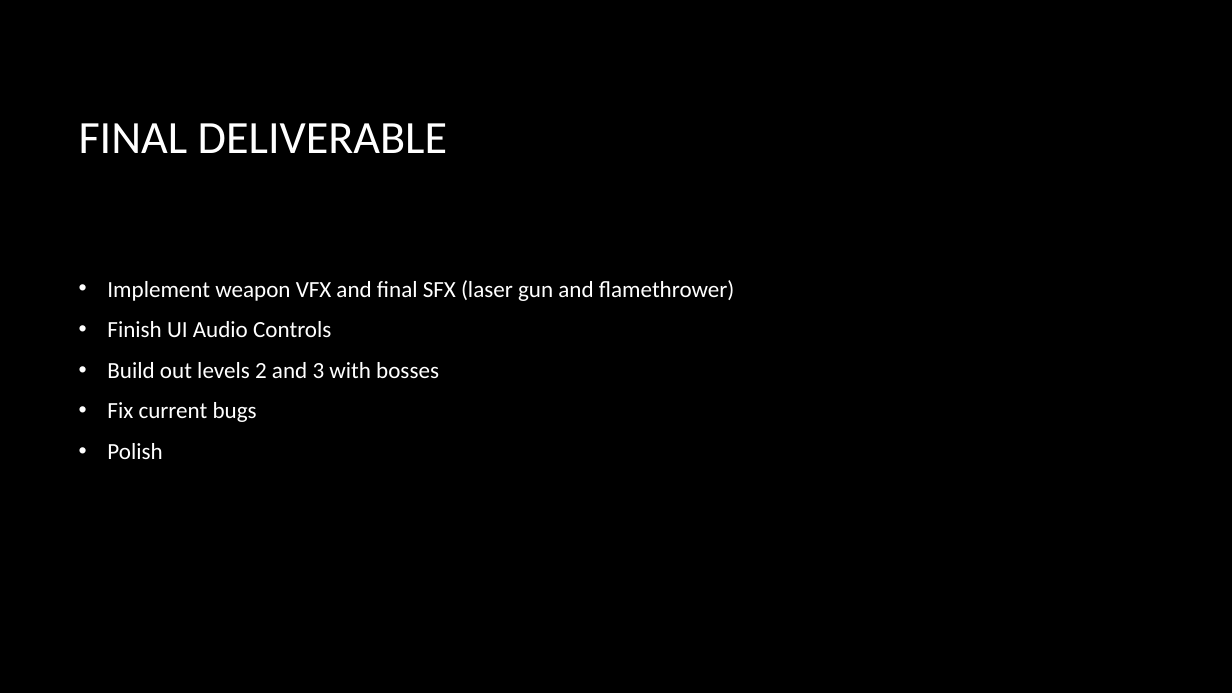
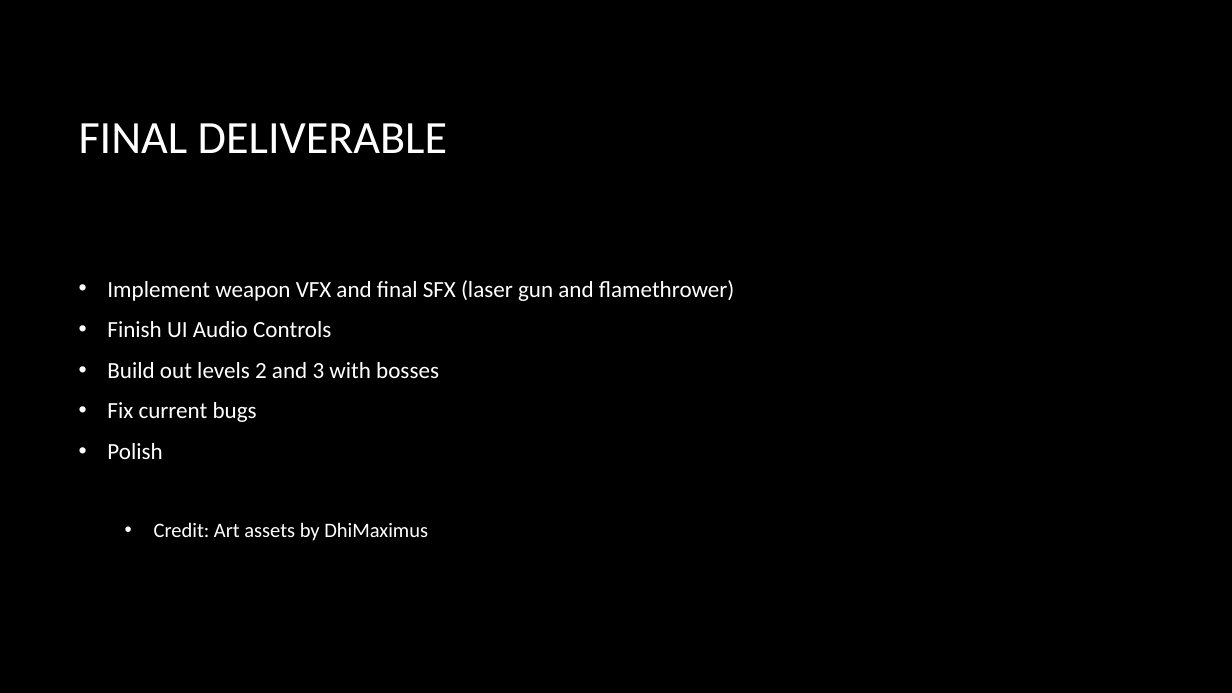
Before and after one commit to JSarasua/Guildhall, a slide deck: slide 4 of DFS/Bullet Hell Dungeon _Milestone_3.pptx. Drawn at 1232x693 pixels with LibreOffice and Linux fonts; fonts in the diff are those of the drawing; background and template pictures are left out. Boxes give left, top, right and bottom in pixels: in the first picture for what was removed or moved away, otherwise in the second. Text is boxed around its words. In the diff, an @@ line names an element or a change of style, - is before the commit and + after.

Commit message:
updated ppt

```diff
--- a/DFS/Bullet Hell Dungeon _Milestone_3.pptx
+++ b/DFS/Bullet Hell Dungeon _Milestone_3.pptx
@@ text at <box>154,522,428,541</box>: paragraph added @@
+  • Credit: Art assets by DhiMaximus
```
